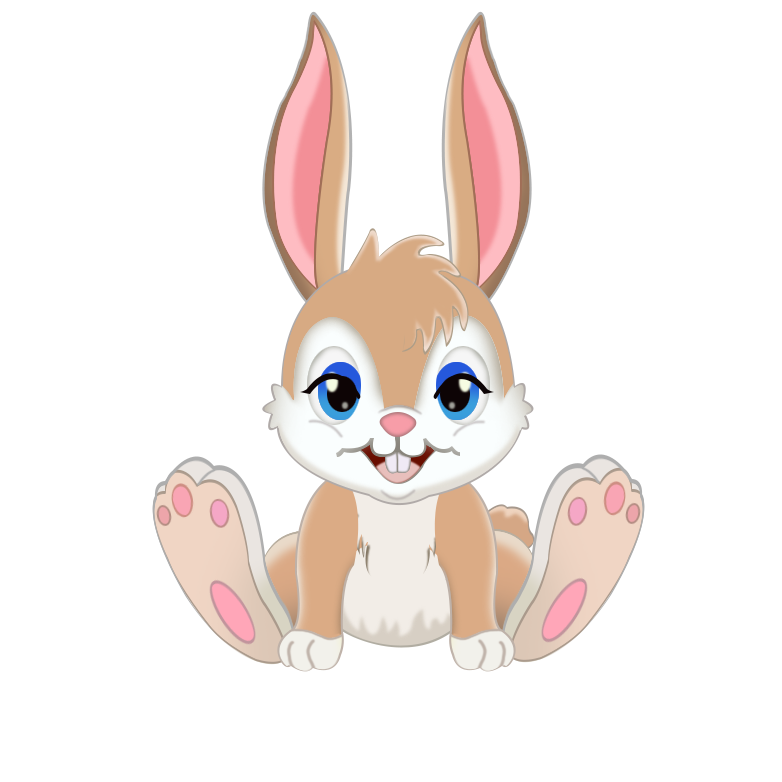
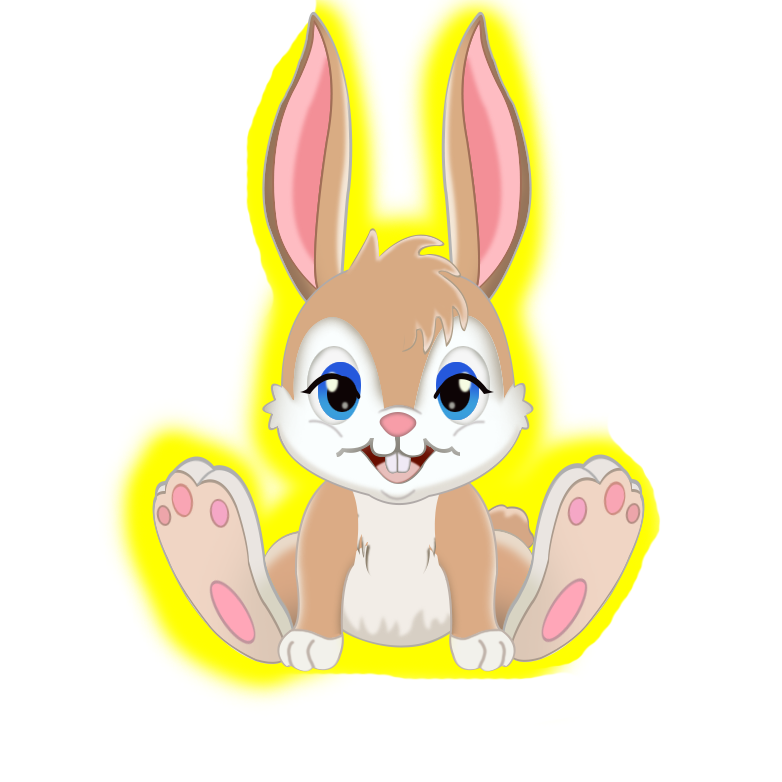
The second w=782, h=782 image is a revision of the first. Changes to its layers:
added layer "Layer 8" above "Layer 6" over <box>101,398,378,711</box>
added layer "Layer 6" above "Layer 5" over <box>221,188,574,538</box>
added layer "Layer 5" above "Layer 10" over <box>396,0,565,365</box>
added layer "Layer 10" above "Layer 9" over <box>447,412,661,723</box>
added layer "Layer 9" above "Layer 4" over <box>193,444,601,681</box>
added layer "Layer 4" above "Layer 1" over <box>245,0,401,362</box>
